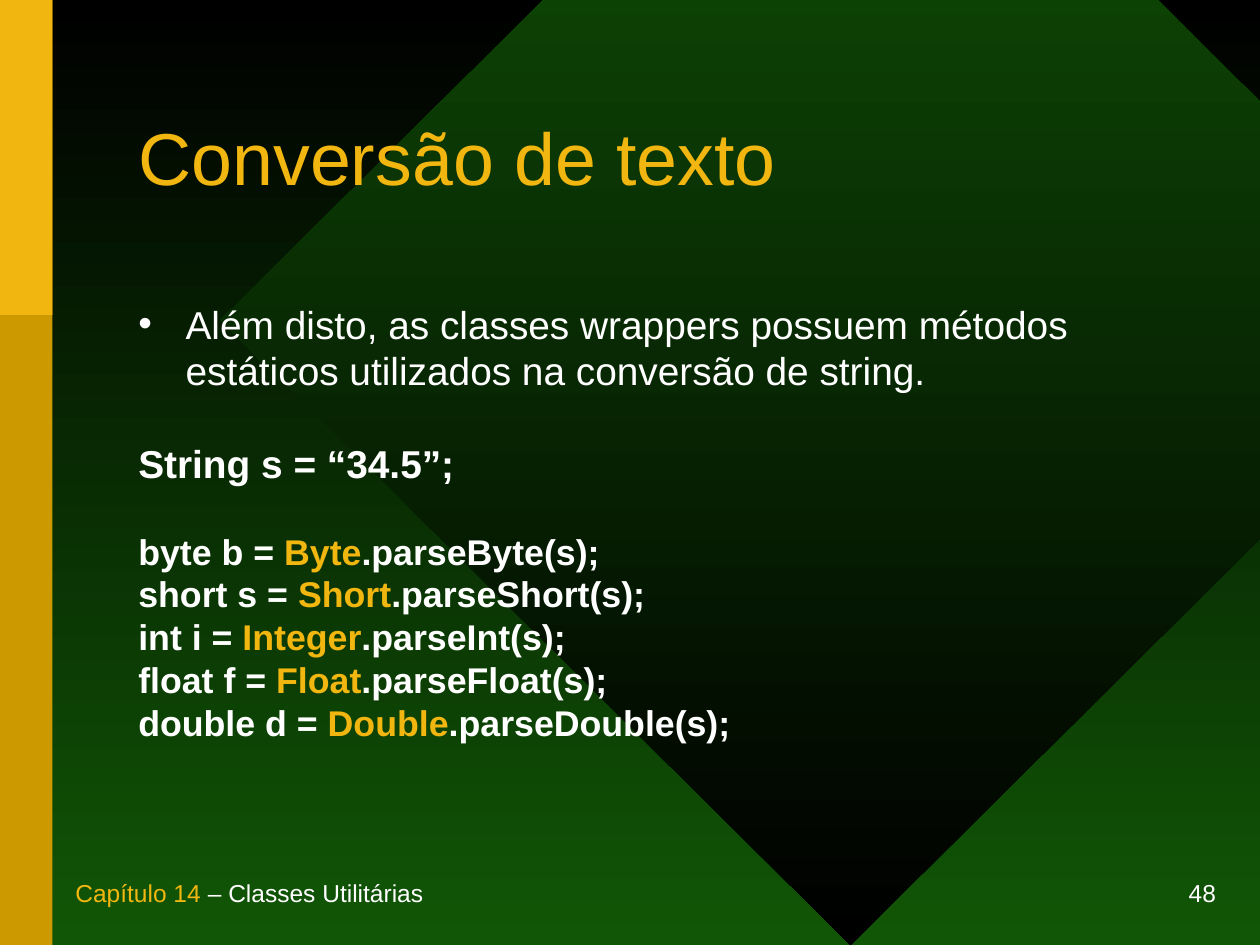
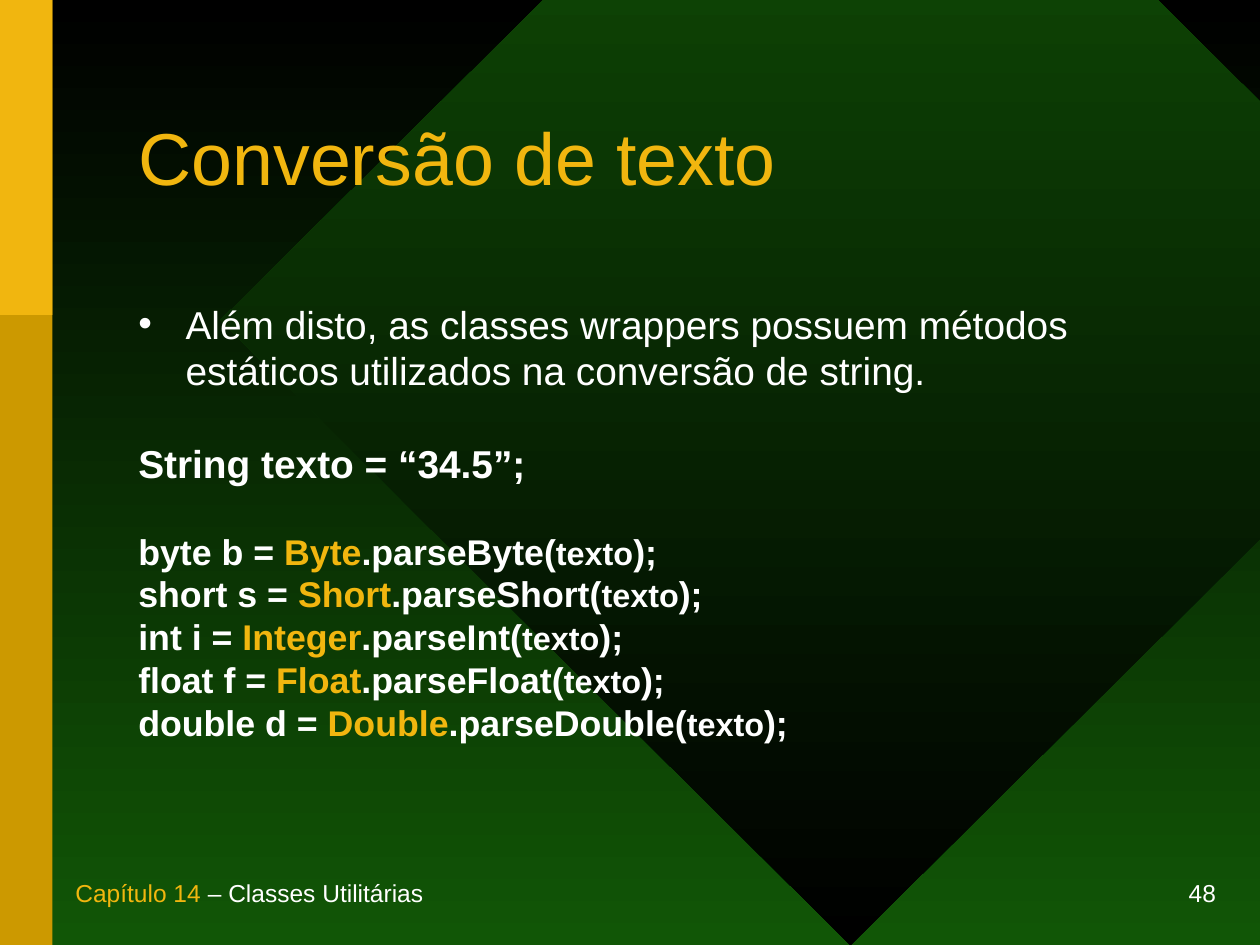
Before and after one commit to duchesqui/slzvieira-training, a slide deck: slide 48 of branches/extended/1-Java-Programmer-Modulo-I/14.Capitulo14.ppt. Drawn at 1260x945 pixels with LibreOffice and Linux fonts; fonts in the diff are those of the drawing. Boxes give left, top, right and bottom in pixels: in the first picture for what was removed or moved away, otherwise in the second. Text is boxed around its words. In the diff, an @@ line names an element or a change of style, - is before the commit and + after.

```diff
--- a/branches/extended/1-Java-Programmer-Modulo-I/14.Capitulo14.ppt
+++ b/branches/extended/1-Java-Programmer-Modulo-I/14.Capitulo14.ppt
@@ text at [138, 450, 764, 743]: text changed @@
-String s = “34.5”;
-byte b = Byte.parseByte(s);
-short s = Short.parseShort(s);
-int i = Integer.parseInt(s);
-float f = Float.parseFloat(s);
-double d = Double.parseDouble(s);
+String texto = “34.5”;
+byte b = Byte.parseByte(texto);
+short s = Short.parseShort(texto);
+int i = Integer.parseInt(texto);
+float f = Float.parseFloat(texto);
+double d = Double.parseDouble(texto);
```
Also in this commit, not shown: 2 other slides changed, 22 other files.
